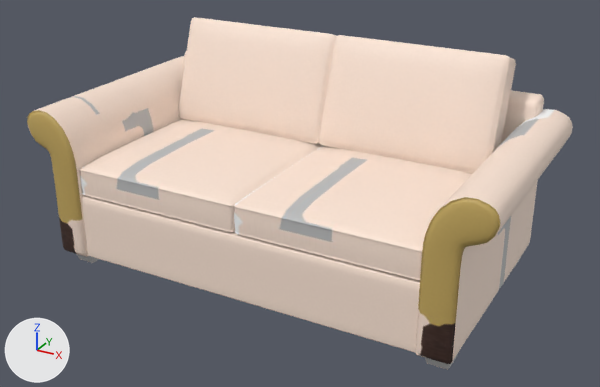
Renders of the glTF model 41378670975.glb from each side of a commit.
One viewpoint serves both versions: a 50 mm camera at (1.674, -2.51, 1.328) aimed at (0.308, -0.026, 0.087). The lights are fixed; the arrows at lower left show +X, +Y and +Z. Where no turn or scale is listed for an object, it has been applied to the vertices. Vertices at the same position are counted once.
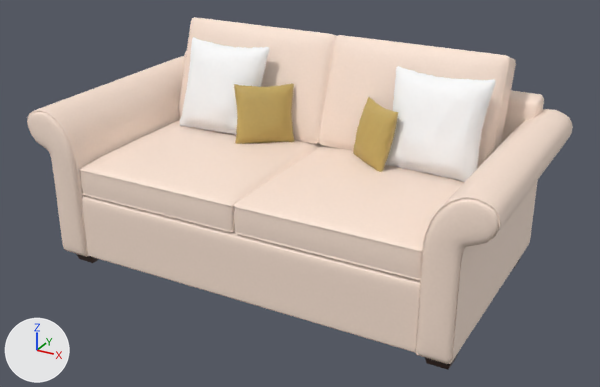
Where the newer file only moved an object's origin or applied its transform, the numbers keep the older frame.

Location of each change, (x1, y1, x2, y2) in pixels of the pictures (600 x 387 px):
'Mesh1', added: after (385, 66, 495, 182)
'Pillow1:Mesh', added: after (179, 37, 269, 135)
'Mesh', added: after (234, 83, 294, 144)
'Mesh2', added: after (353, 97, 398, 172)
part 1 of me_mesh_002, surface changed: before (234, 146, 472, 280); after (234, 146, 464, 280)
part 2 of me_mesh_004, surface changed (grey to white): before (79, 119, 322, 232); after (79, 121, 322, 232)
part 3 of me_mesh_008, surface changed (yellow to grey): (27, 51, 573, 364) in both

The edits, one by one:
me_mesh_002 has 650 vertices, 1296 faces and spans x 0.275..0.95, y -0.433..0.232, z 0.073..0.223.
me_mesh_002 is used by ob_polysurface10; location (0.0, 0.0, 0.0).
me_mesh_002 part 1: texture (UV) coordinates of 1296 of 1296 faces, centred in x 0.275..0.949, y -0.433..0.232, z 0.074..0.221, changed; they spanned u 0.67..0.88, v 0.39..0.75 and now span u 0.57..0.79, v 0.19..0.56.
me_mesh_004 has 650 vertices, 1296 faces and spans x 0.275..0.95, y -0.433..0.232, z 0.073..0.223.
me_mesh_004 is used by ob_polysurface12; location (-0.672, 0.0, 0.0).
me_mesh_004 part 2: texture (UV) coordinates of 1296 of 1296 faces, centred in x 0.275..0.949, y -0.433..0.232, z 0.074..0.221, changed; they spanned u 0.67..0.88, v 0.39..0.75 and now span u 0.35..0.57, v 0.38..0.75.
me_mesh_008 has 1954 vertices, 3896 faces and spans x -0.61..1.16, y -0.46..0.48, z -0.17..0.45.
me_mesh_008 is used by ob_polysurface16; location (0.0, 0.0, 0.0).
me_mesh_008 part 3: texture (UV) coordinates of 3892 of 3896 faces, centred in x -0.61..1.16, y -0.46..0.48, z -0.17..0.45, changed; they spanned u 0.0..1.0, v 0.0..1.0 and now span u 0.0..0.85, v 0.0..0.97.
Mesh me_mesh_005_1 is new.
It has 1230 vertices, 2456 faces and spans x -0.314..0.049, y 0.052..0.23, z 0.216..0.558.
It uses material mat_lambert1.
Mesh me_mesh_008_1 is new.
It has 1230 vertices, 2456 faces and spans x 0.439..0.647, y 0.005..0.204, z 0.201..0.432.
It uses material mat_lambert1.
Mesh me_mesh_007_1 is new.
It has 1230 vertices, 2456 faces and spans x 0.575..0.938, y 0.052..0.23, z 0.209..0.552.
It uses material mat_lambert1.
Mesh me_mesh_006_1 is new.
It has 1230 vertices, 2456 faces and spans x -0.023..0.185, y 0.005..0.204, z 0.207..0.438.
It uses material mat_lambert1.
Object 'Pillow1:Mesh' (ob_pillow1_mesh) is new; it shows me_mesh_005_1.
Its location is (0.0, 0.0, 0.0).
Object 'Mesh2' (ob_mesh2) is new; it shows me_mesh_008_1.
Its location is (0.0, 0.0, 0.0).
Object 'Mesh1' (ob_mesh1) is new; it shows me_mesh_007_1.
Its location is (0.0, 0.0, 0.0).
Object 'Mesh' (ob_mesh) is new; it shows me_mesh_006_1.
Its location is (0.0, 0.0, 0.0).
